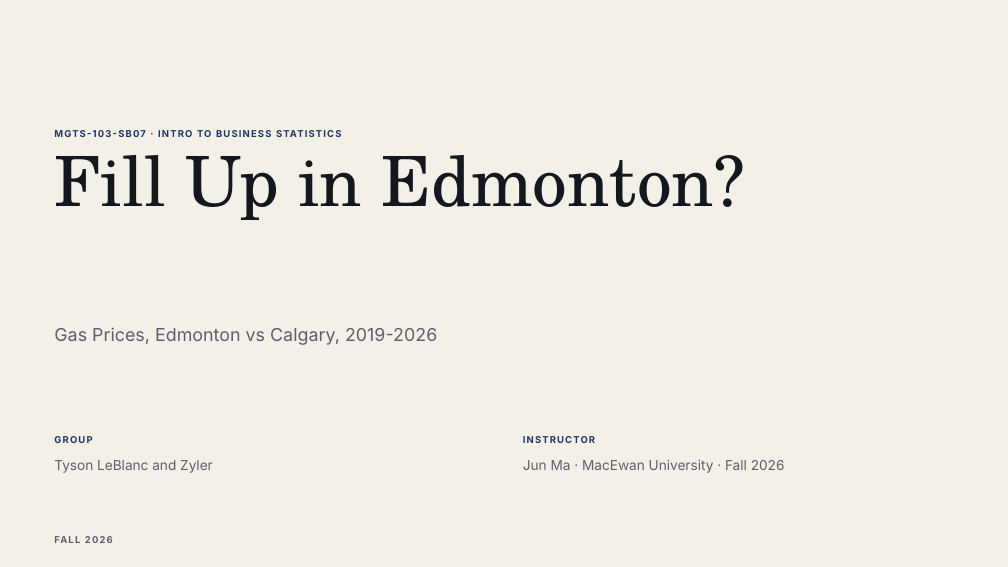
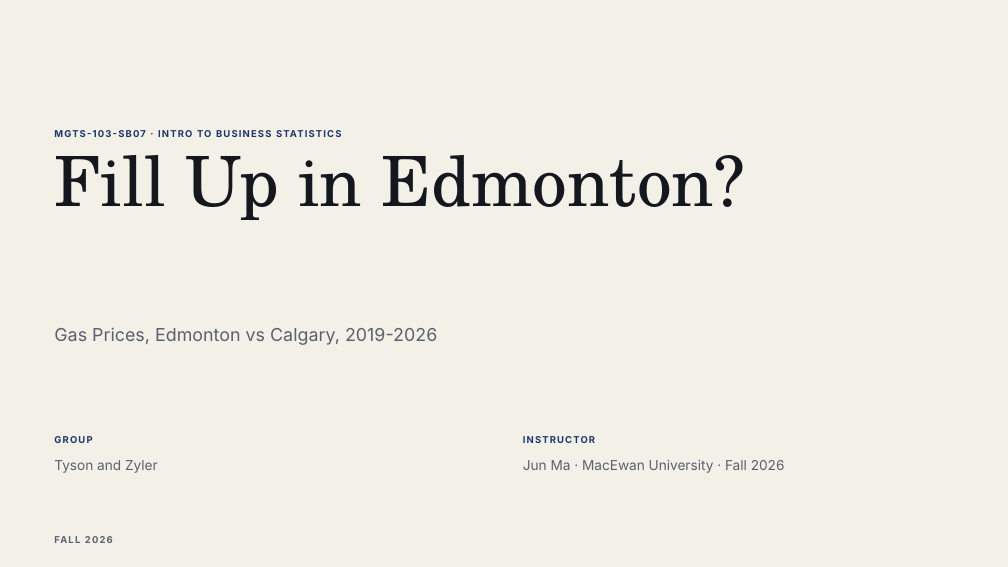
Before and after one commit to leblanct33/leblanct33.github.io, a slide deck: slide 1 of slides.pptx. Drawn at 1008x567 pixels with LibreOffice and Linux fonts; fonts in the diff are those of the drawing. Boxes give left, top, right and bottom in pixels: in the first picture for what was removed or moved away, otherwise in the second. Text is boxed around its words. In the diff, an @@ line names an element or a change of style, - is before the commit and + after.

```diff
--- a/slides.pptx
+++ b/slides.pptx
@@ text at box(54, 460, 158, 473): text changed @@
-Tyson LeBlanc and Zyler
+Tyson and Zyler
```
Also in this commit, not shown: 5 other files.
